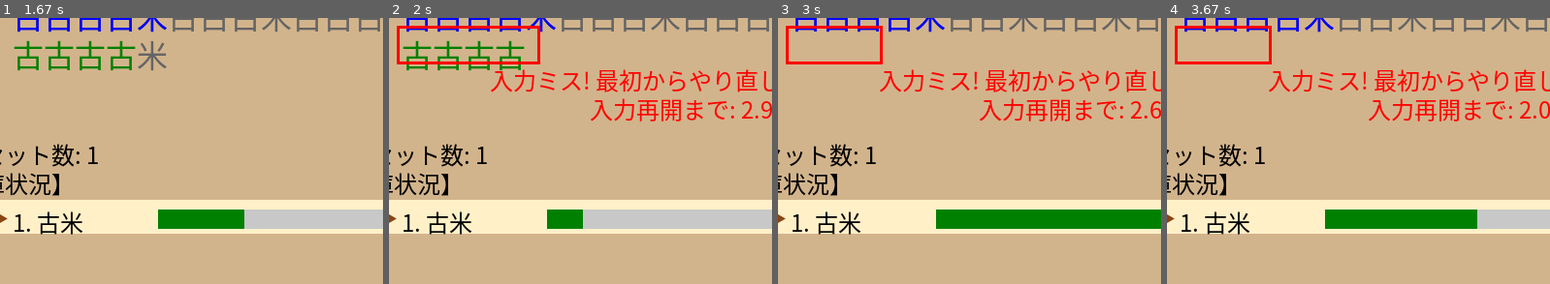
Above: before the commit, frames 1-4 (left to right).
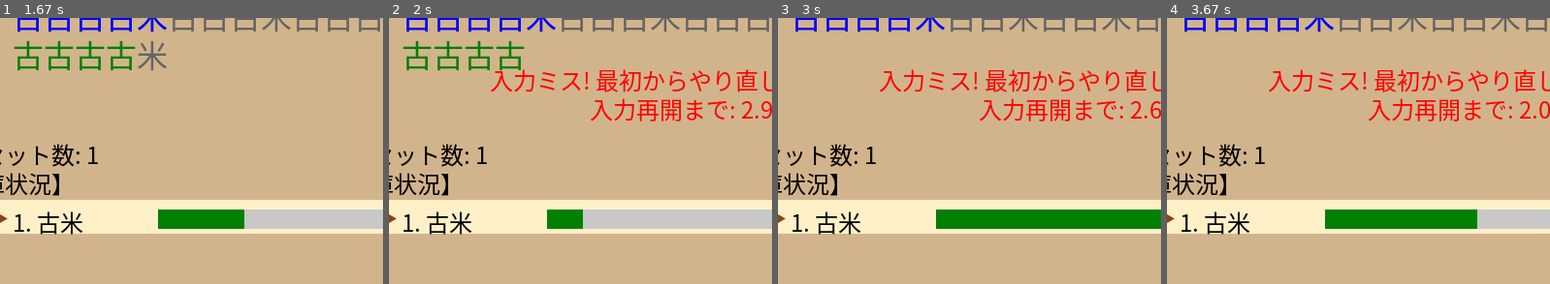
Above: after the commit, the same moments.

Repository: HAYASAKA-Ryosuke/old_rice_game_pygame_aws
Game: pygame game, started from old_rice_game_pygame.py
Two runs of this game, one before a commit and one after it. Both use one fixed random seed, a clock stepped at 60 frames per second and the inputs below.
Inputs:
- Up to frame 1 (1.67 s): tap Enter at 0.33 s; tap F at 0.67, 1.07, 1.37, 1.57 s
- Up to frame 2 (2 s): tap F at 1.9 s
- Up to frame 3 (3 s): tap F at 2.2 s; tap Enter at 2.9 s
- Up to frame 4 (3.67 s): tap F at 3.63 s
The pictures show only the part of the screen within x 10-60%, y 26-76%; the shares and areas given below are measured in that part.

Frame 1 is identical in both runs. In frame 2, 1.0% of the frame differs, in the area x 2-40%, y 2-18%; in frame 3, 0.7%; in frame 4, 0.7%.

Commit message:
update game

Diff:
--- a/old_rice_game_pygame.py
+++ b/old_rice_game_pygame.py
@@ -208,16 +208,6 @@
         # Display current sequence - also moved down
         self.draw_text("入力:", self.medium_font, BLACK, 20, 160)
 
-        # Calculate the width of the input area for proper error box sizing
-        input_width = 0
-        if self.current_sequence:
-            for char in self.current_sequence:
-                input_width += self.large_font.size(char)[0]
-            # Add some padding
-            input_width += 20
-        else:
-            input_width = 100  # Default width if no input
-
         # Display current input with color coding
         x_pos = 100
         for i, char in enumerate(self.current_sequence):
@@ -236,11 +226,10 @@
 
         # Display error flash and penalty if active
         if self.error_flash > 0:
-            # Draw a red rectangle around the input area - adjusted size based on content
-            pygame.draw.rect(self.screen, RED, (95, 155, max(input_width, 100), 40), 3)
+            # No red rectangle anymore - removed as requested
             self.error_flash -= 1
 
-            # Show error message - moved down to avoid overlap with the red box
+            # Show error message - moved down to avoid overlap
             self.draw_text("入力ミス! 最初からやり直してください", self.medium_font, RED, SCREEN_WIDTH//2, 210, "center")
 
             # Show penalty countdown
